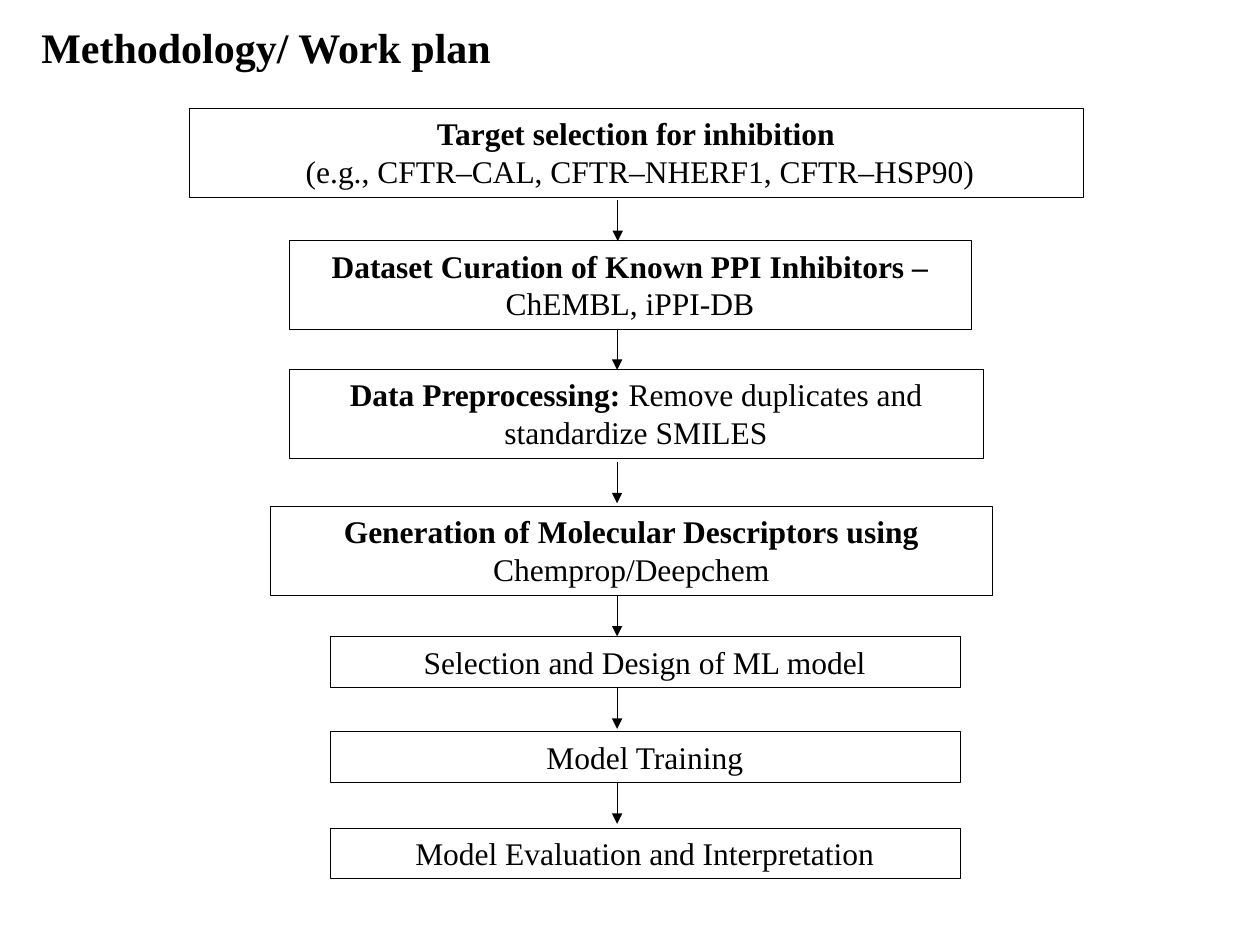
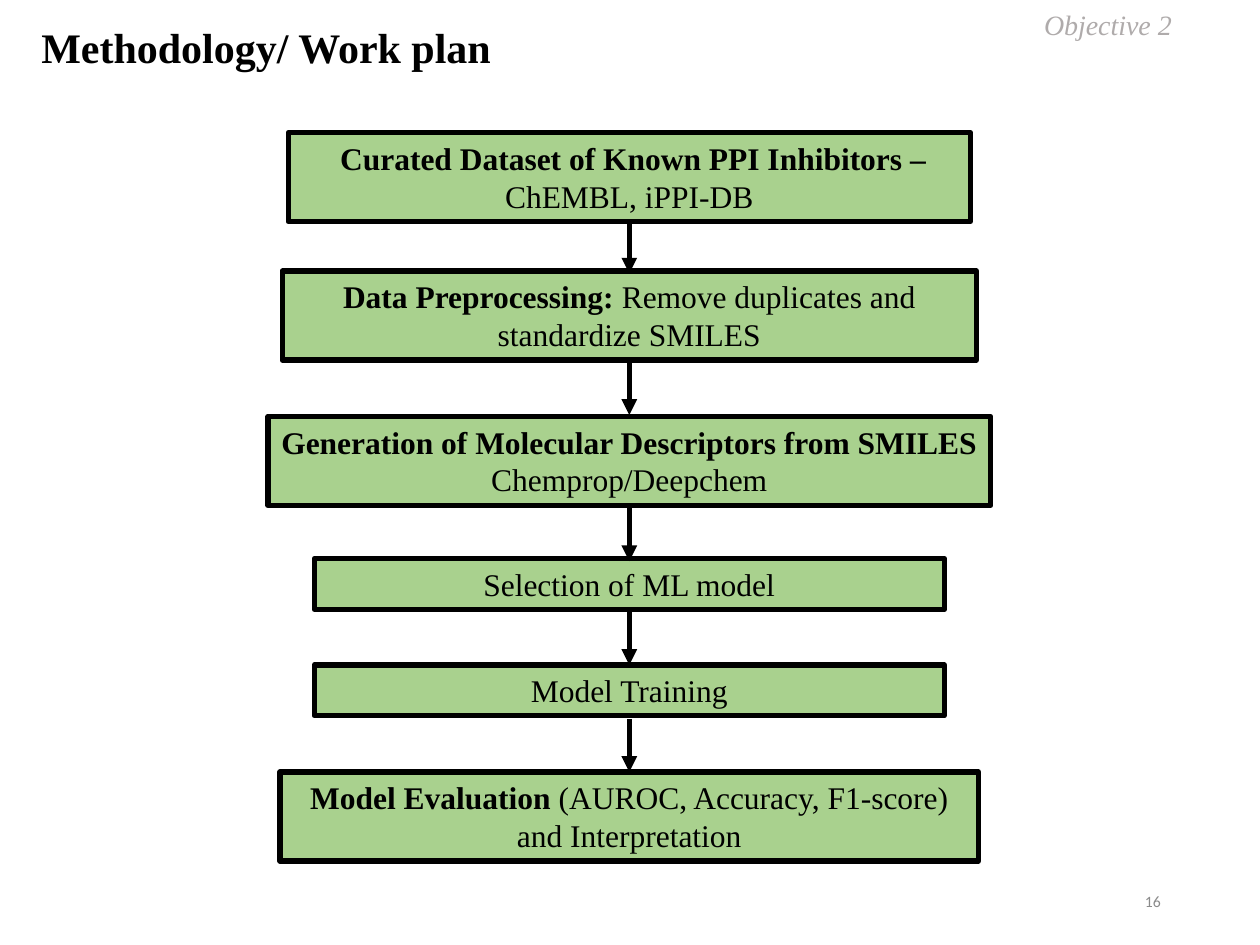
Before and after one commit to Vinoth0202/Training-to-Divya, a slide deck: slide 16 of DC - Dhivya G.pptx (slide 17 before the commit). Drawn at 1260x945 pixels with LibreOffice and Linux fonts; fonts in the diff are those of the drawing. Boxes give left, top, right and bottom in pixels: in the first picture for what was removed or moved away, otherwise in the second. Text is boxed around its words. In the diff, an @@ line names an element or a change of style, - is before the commit and + after.

```diff
--- a/DC - Dhivya G.pptx
+++ b/DC - Dhivya G.pptx
@@ text added at <box>1044,16,1172,41</box>, 16 pt, text #AFABAB, italic @@
+Objective 2
@@ rectangle removed at <box>189,108,1084,198</box> @@
-Target selection for inhibition
-(e.g., CFTR–CAL, CFTR–NHERF1, CFTR–HSP90)
@@ rectangle "Curated Dataset of Known PPI ...": place and size @@
-rectangle "Curated Dataset of Known PPI ..." at <box>289,241,970,330</box>
+rectangle "Curated Dataset of Known PPI ..." at <box>289,132,970,222</box>
@@ text in rectangle at <box>340,148,902,213</box>: text changed @@
-Dataset Curation of Known PPI Inhibitors – ChEMBL, iPPI-DB
+Curated Dataset of Known PPI Inhibitors – ChEMBL, iPPI-DB
@@ arrow moved from (617, 200) - (617, 241) to (629, 220) - (629, 273) @@
@@ arrow (629, 220) - (629, 273): stroke #000000 0.5 pt to #000000 3 pt @@
@@ rectangle "Data Preprocessing: Remove duplicates and ...": place and size @@
-rectangle "Data Preprocessing: Remove duplicates and ..." at <box>289,369,983,459</box>
+rectangle "Data Preprocessing: Remove duplicates and ..." at <box>282,271,976,360</box>
@@ arrow moved from (617, 329) - (617, 370) to (629, 362) - (629, 415) @@
@@ arrow (629, 362) - (629, 415): stroke #000000 0.5 pt to #000000 3 pt @@
@@ rectangle "Generation of Molecular Descriptors from ...": place and size @@
-rectangle "Generation of Molecular Descriptors from ..." at <box>270,507,993,596</box>
+rectangle "Generation of Molecular Descriptors from ..." at <box>268,416,992,505</box>
@@ text in rectangle at <box>281,432,977,498</box>: text changed @@
-Generation of Molecular Descriptors using Chemprop/Deepchem
+Generation of Molecular Descriptors from SMILES Chemprop/Deepchem
@@ arrow moved from (617, 462) - (617, 503) to (629, 508) - (629, 561) @@
@@ arrow (629, 508) - (629, 561): stroke #000000 0.5 pt to #000000 3 pt @@
@@ rectangle "Selection of ML model": place and size @@
-rectangle "Selection of ML model" at <box>330,636,960,687</box>
+rectangle "Selection of ML model" at <box>314,558,944,609</box>
@@ text in rectangle at <box>483,574,775,597</box>: text changed @@
-Selection and Design of ML model
+Selection of ML model
@@ arrow moved from (617, 595) - (617, 636) to (629, 612) - (629, 665) @@
@@ arrow (629, 612) - (629, 665): stroke #000000 0.5 pt to #000000 3 pt @@
@@ rectangle "Model Training": place and size @@
-rectangle "Model Training" at <box>330,732,960,782</box>
+rectangle "Model Training" at <box>314,665,944,716</box>
@@ arrow moved from (617, 688) - (617, 728) to (629, 719) - (629, 772) @@
@@ arrow (629, 719) - (629, 772): stroke #000000 0.5 pt to #000000 3 pt @@
@@ fill none to #A9D18E; outline #000000 0.25 pt to #000000 3 pt in 6 elements at <box>314,665,944,716</box>, <box>282,271,976,360</box>, <box>289,132,970,222</box>, <box>314,558,944,609</box>, <box>268,416,992,505</box>, <box>280,772,978,862</box> @@
@@ rectangle "Model Evaluation (AUROC, Accuracy, F1-score) ...": place and size @@
-rectangle "Model Evaluation (AUROC, Accuracy, F1-score) ..." at <box>330,828,960,878</box>
+rectangle "Model Evaluation (AUROC, Accuracy, F1-score) ..." at <box>280,772,978,862</box>
@@ text in rectangle at <box>310,787,949,853</box>: text changed @@
-Model Evaluation and Interpretation
+Model Evaluation (AUROC, Accuracy, F1-score) and Interpretation
@@ arrow removed from (617, 782) to (617, 824) @@
@@ page number added at <box>1145,896,1161,907</box>, 9 pt, text #8C8C8C @@
+16
```
Also in this commit, not shown: 28 other slides changed, 2 slides added, 4 slides removed, 1 other file.
